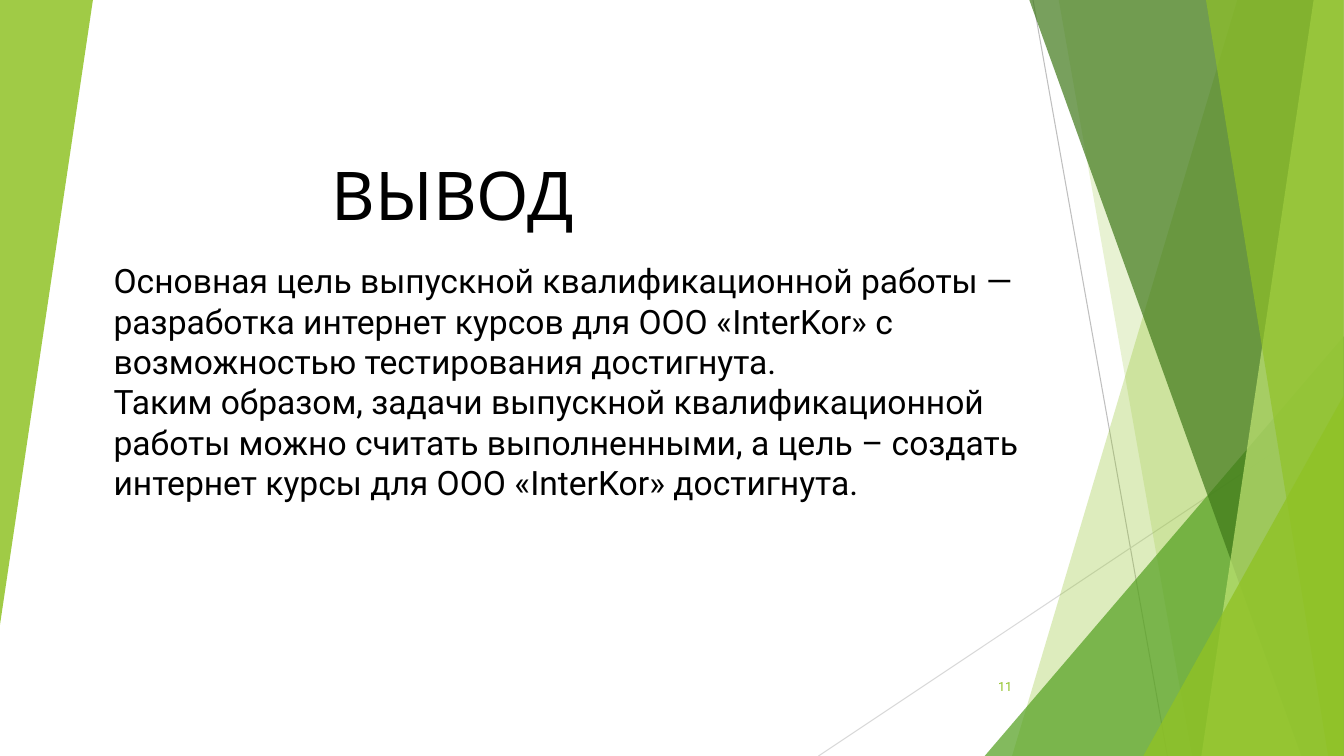
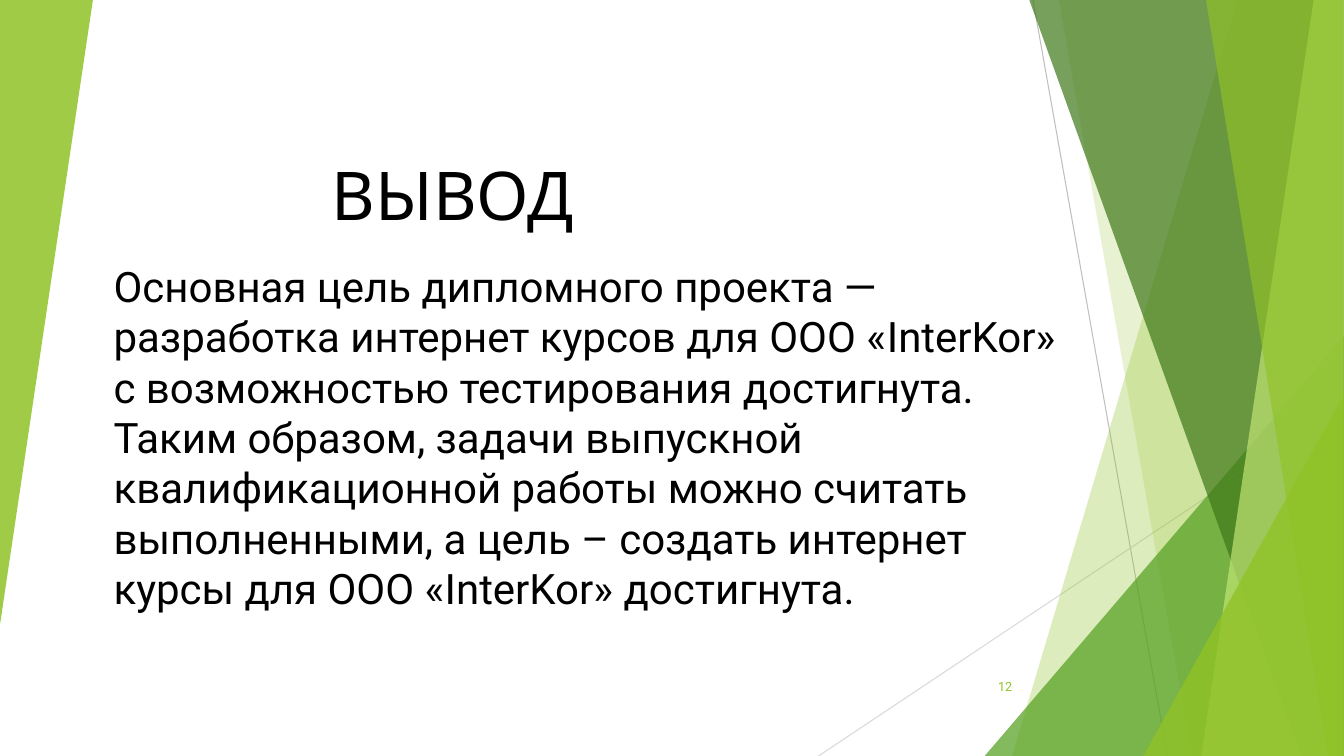
Before and after one commit to vakitari/prDipl, a slide deck: slide 12 of bas.pptx (slide 11 before the commit). Drawn at 1344x756 pixels with LibreOffice and Linux fonts; fonts in the diff are those of the drawing. Boxes give left, top, right and bottom in pixels: in the first picture for what was removed or moved away, otherwise in the second. Text is boxed around its words. In the diff, an @@ line names an element or a change of style, - is before the commit and + after.

```diff
--- a/bas.pptx
+++ b/bas.pptx
@@ text at (x1=114, y1=271, x2=1055, y2=412): text changed; size 24 to 30 pt @@
-Основная цель выпускной квалификационной работы — разработка интернет курсов для ООО «InterKor» с возможностью тестирования достигнута.
+Основная цель дипломного проекта — разработка интернет курсов для ООО «InterKor» с возможностью тестирования достигнута.
@@ text at (x1=114, y1=421, x2=967, y2=613): size 24 to 30 pt in "Таким образом, задачи выпускной квалификационной работы можн ..." @@
@@ page number at (x1=998, y1=682, x2=1012, y2=691): text changed @@
-11
+12
```
Also in this commit, not shown: 4 other slides changed, 6 slides added, 5 slides removed, 1 other file.
